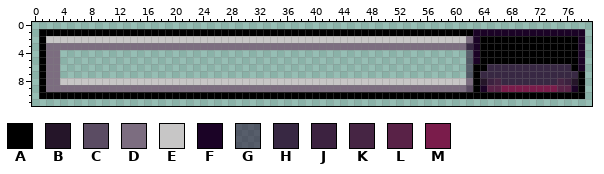
Sprite sheet: Assets/Sprites/PrototypeSprites/RulletSprites/Pixel_Sprites/rullet_stageGround_hpBar_sliderBar_sprite.png. Above, as it was before the edit.
The file is 80x12 pixels. Colours within 5 levels of each other are drawn and written as one.
Palette (. is transparent): A #000000  B #251529  C #5b4c63  D #7c6d80  E #c7c6c6  F #1b0326  G #1b032683  H #382843  J #3c2240  K #462544  L #592247  M #7a1c4b
The same view after the edit:
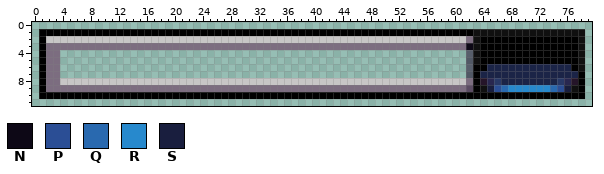
Colours new in this view: N #0d0816  P #2b4e95  Q #2969af  R #2789cd  S #191e3e
Difference:
Colour F changes from #1b0326 to #101010.
Colour H changes from #382843 to #1b2447.
Colour J changes from #3c2240 to #282750.
Colour K changes from #462544 to #283866.
The edit turns colour H into colour N in row 3 at x 62.
The edit turns colour L into colour P in row 9 at x 66 and 75.
The edit turns colour M into colour Q in row 9 at x 67 and 74.
The edit turns colour M into colour R in row 9 at x 68 to 73.
The edit turns colour L into colour S in row 9 at x 65 and 76.
Boxes around the changes in both pictures, in picture pixels (x1, y1, x2, y2):
changed: (466, 29, 585, 92)
